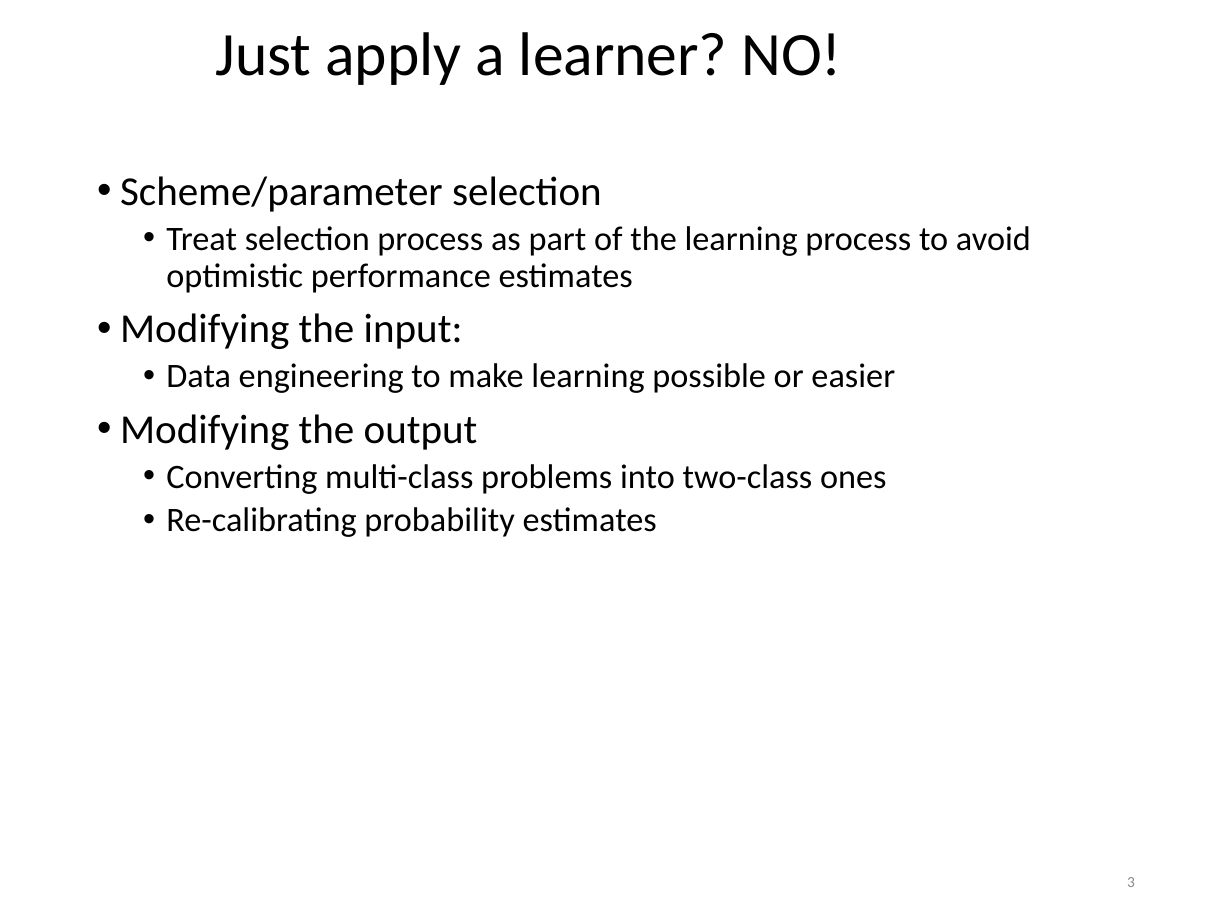
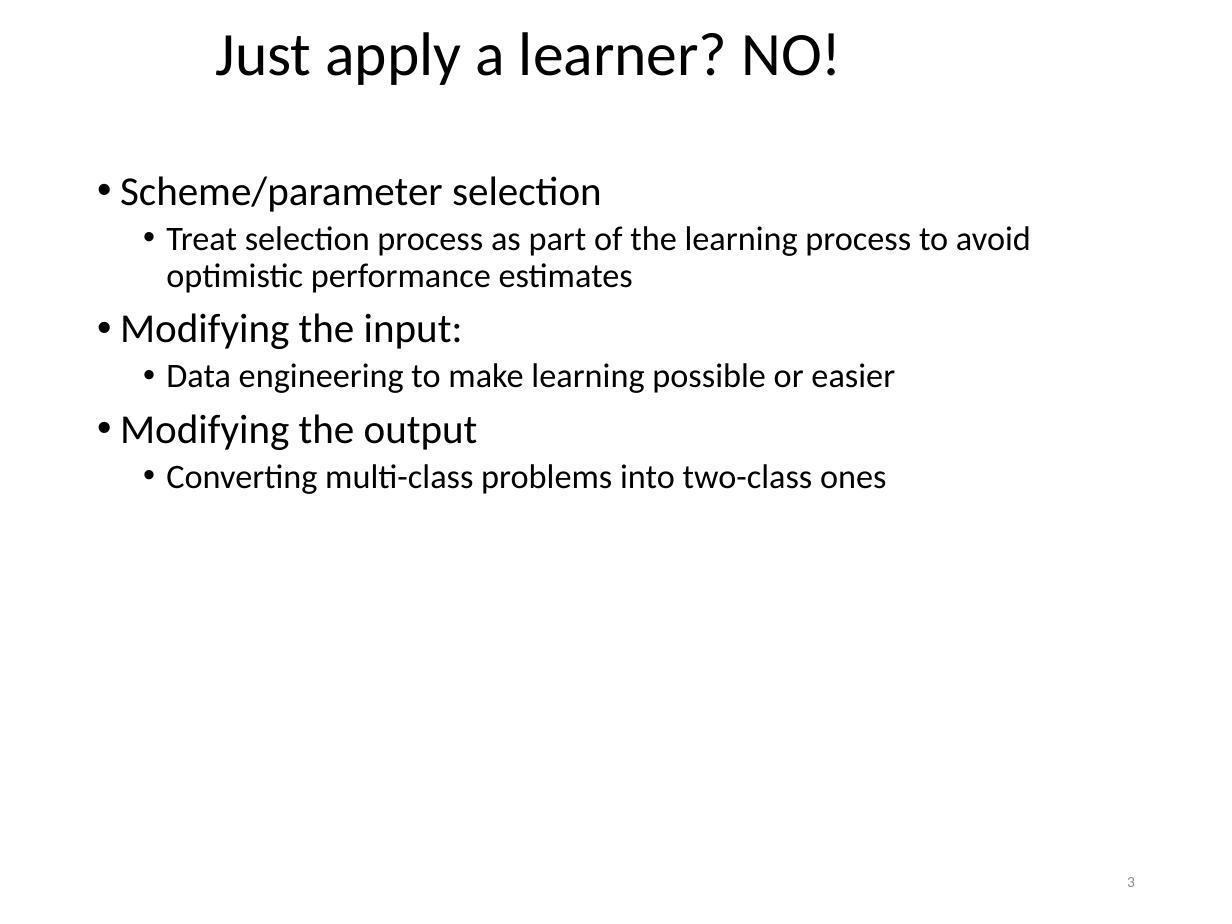
Before and after one commit to khaledmrasheed/khaledmrasheed.github.io, a slide deck: slide 3 of DMcourse/Chapter8.pptx. Drawn at 1232x924 pixels with LibreOffice and Linux fonts; fonts in the diff are those of the drawing. Boxes give left, top, right and bottom in pixels: in the first picture for what was removed or moved away, otherwise in the second. Text is boxed around its words. In the diff, an @@ line names an element or a change of style, - is before the commit and + after.

```diff
--- a/DMcourse/Chapter8.pptx
+++ b/DMcourse/Chapter8.pptx
@@ text at (166, 507, 657, 537): paragraph removed @@
-  • Re-calibrating probability estimates
```
